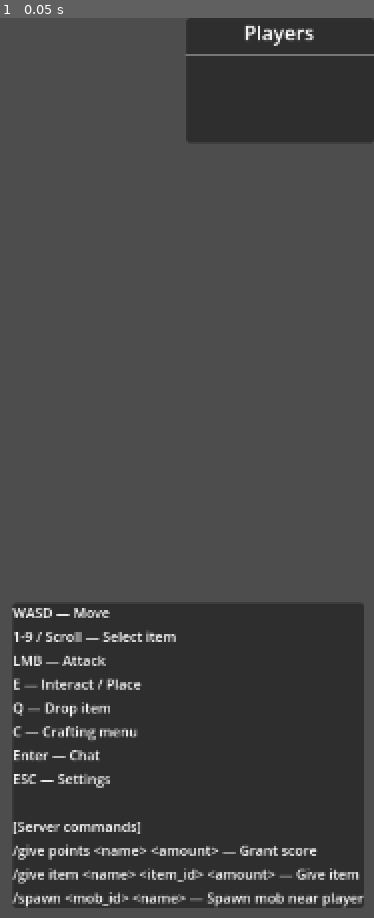
Above: before the commit, frame 1.
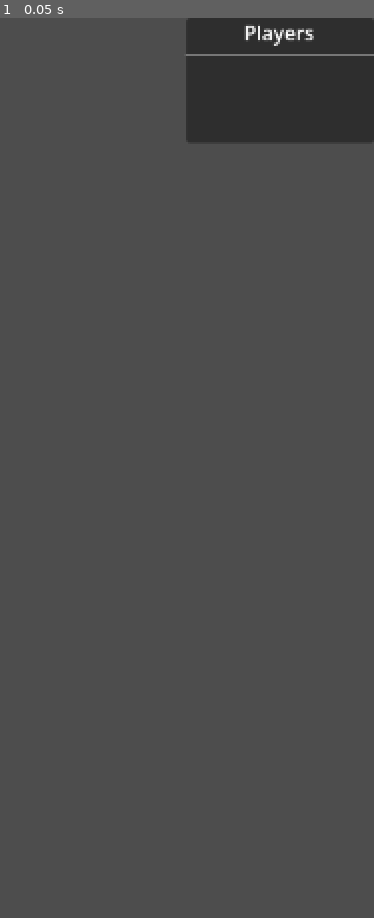
Above: after the commit, the same moment.

Repository: a1ex-w/SurvivorIO
Game: Godot game, scene res://scenes/ui/playersList/generalHud.tscn
Two runs of this game, one before a commit and one after it. Both use one fixed random seed, a clock stepped at 60 frames per second and the inputs below. This scene is started directly instead of the project's main scene.
Inputs:
- Up to frame 1 (0.05 s): no input

The runs differ from the first frame. In frame 1, 30% of the frame differs, in the area x 3-98%, y 65-99%.

Commit message:
Feature: How to Play overlay replaces in-game controls panel
- how_to_play.tscn/gd: full-screen overlay with goal, controls, score paths,
  crafting guide, structures summary, and server commands. Accessible from
  the Settings menu via a new "How to Play" button.
- mainMenu.gd/tscn: added HowToPlay instance, button in settings VBox,
  _on_how_to_play_pressed() hides settings panel while overlay is open,
  _on_how_to_play_closed() restores it.
- generalHud.tscn: removed ControlsPanel — content is now in How to Play.

Co-Authored-By: Claude Sonnet 4.6 <noreply@anthropic.com>

Diff:
--- /dev/null
+++ b/scenes/ui/how_to_play.gd
@@ -0,0 +1,13 @@
+# Full-screen "How to Play" overlay shown from the Settings menu.
+# Emits `closed` when the player dismisses it so the caller can restore focus.
+# Usage: instance how_to_play.tscn, connect the `closed` signal, call show().
+extends Control
+
+signal closed
+
+func _ready() -> void:
+	hide()
+
+func _on_close_pressed() -> void:
+	hide()
+	closed.emit()
--- /dev/null
+++ b/scenes/ui/how_to_play.tscn
@@ -0,0 +1,97 @@
+[gd_scene format=3 uid="uid://how_to_play01"]
+
+[ext_resource type="Script" path="res://scenes/ui/how_to_play.gd" id="1_htp"]
+
+[node name="HowToPlay" type="Control"]
+layout_mode = 3
+anchors_preset = 15
+anchor_right = 1.0
+anchor_bottom = 1.0
+script = ExtResource("1_htp")
+
+[node name="DimRect" type="ColorRect" parent="."]
+layout_mode = 1
+anchors_preset = 15
+anchor_right = 1.0
+anchor_bottom = 1.0
+color = Color(0, 0, 0, 0.7)
+mouse_filter = 0
+
+[node name="PanelContainer" type="PanelContainer" parent="."]
+layout_mode = 1
+anchors_preset = 8
+anchor_left = 0.5
+anchor_top = 0.5
+anchor_right = 0.5
+anchor_bottom = 0.5
+offset_left = -300.0
+offset_top = -260.0
+offset_right = 300.0
+offset_bottom = 260.0
+grow_horizontal = 2
+grow_vertical = 2
+
+[node name="VBox" type="VBoxContainer" parent="PanelContainer"]
+layout_mode = 2
+
+[node name="HeaderRow" type="HBoxContainer" parent="PanelContainer/VBox"]
+layout_mode = 2
+
+[node name="Title" type="Label" parent="PanelContainer/VBox/HeaderRow"]
+layout_mode = 2
+size_flags_horizontal = 3
+theme_override_font_sizes/font_size = 16
+text = "How to Play"
+
+[node name="CloseButton" type="Button" parent="PanelContainer/VBox/HeaderRow"]
+layout_mode = 2
+text = "✕"
+
+[node name="HSeparator" type="HSeparator" parent="PanelContainer/VBox"]
+layout_mode = 2
+
+[node name="ScrollContainer" type="ScrollContainer" parent="PanelContainer/VBox"]
+layout_mode = 2
+custom_minimum_size = Vector2(0, 440)
+
+[node name="Content" type="RichTextLabel" parent="PanelContainer/VBox/ScrollContainer"]
+layout_mode = 2
+size_flags_horizontal = 3
+bbcode_enabled = true
+fit_content = true
+text = "[b]GOAL[/b]
+Reach [b]500 score[/b] first to win the round. A new round begins after a 5-second countdown.
+
+[b]CONTROLS[/b]
+WASD             — Move
+Shift            — Sprint
+1–9 / Scroll     — Select hotbar item
+LMB              — Attack / Use
+E                — Interact / Place item
+Q                — Drop selected item
+C                — Crafting menu
+Enter            — Chat
+ESC              — Settings
+
+[b]EARNING SCORE[/b]
+Destroy world objects (trees, rocks)  +1
+Kill a mob (zombie, spider, etc.)     +2
+Kill a player                         +4
+Windmill (passive, per 10 sec each)  +10
+
+[b]GATHERING & CRAFTING[/b]
+Harvest trees for [b]wood[/b], rocks for [b]stone[/b].
+Press [b]C[/b] to open the crafting menu. Select a recipe on the left, then craft if you have the ingredients.
+Place craftable items with [b]E[/b] facing the target location.
+
+[b]STRUCTURES[/b]
+Walls and doors block enemy and player movement.
+[b]Windmills[/b] generate +10 score every 10 seconds for the player who placed them — defend them!
+Chests store items. Torches repel nearby enemies.
+
+[b]SERVER COMMANDS[/b]  (host only, type in chat)
+/give points [name] [amount]         — grant score to a player
+/give item [name] [item_id] [amount] — give an item to a player
+/spawn [mob_id] [name]               — spawn a mob near a player"
+
+[connection signal="pressed" from="PanelContainer/VBox/HeaderRow/CloseButton" to="." method="_on_close_pressed"]
--- a/scenes/ui/mainMenu/mainMenu.gd
+++ b/scenes/ui/mainMenu/mainMenu.gd
@@ -20,6 +20,7 @@
 @onready var volume_percent: Label = $SettingsOverlay/SettingsPanel/VBox/VolumeRow/VolumePercent
 @onready var music_player: AudioStreamPlayer = $MusicPlayer
 @onready var disconnect_button: Button = $SettingsOverlay/SettingsPanel/VBox/DisconnectButton
+@onready var how_to_play: Control = $HowToPlay
 
 var _opened_from_game := false
 var _music_stopped := false
@@ -136,3 +137,12 @@
 	# Re-center window on screen
 	var screen := DisplayServer.screen_get_size()
 	DisplayServer.window_set_position(Vector2i((screen - res) / 2))
+
+# Shows the How to Play overlay. Hides the settings panel so the two don't stack.
+func _on_how_to_play_pressed() -> void:
+	settings_overlay.visible = false
+	how_to_play.show()
+
+# Restores the settings panel when the How to Play overlay is dismissed.
+func _on_how_to_play_closed() -> void:
+	settings_overlay.visible = true
--- a/scenes/ui/mainMenu/mainMenu.tscn
+++ b/scenes/ui/mainMenu/mainMenu.tscn
@@ -1,8 +1,9 @@
-[gd_scene load_steps=6 format=3 uid="uid://dp2aay1f31ek8"]
+[gd_scene load_steps=7 format=3 uid="uid://dp2aay1f31ek8"]
 
 [ext_resource type="Script" path="res://scenes/ui/mainMenu/mainMenu.gd" id="1_3oxb4"]
 [ext_resource type="PackedScene" path="res://scenes/ui/mainMenu/menu_background.tscn" id="2_menubg"]
 [ext_resource type="FontFile" path="res://assets/fonts/pixelmix.ttf" id="3_font"]
+[ext_resource type="PackedScene" path="res://scenes/ui/how_to_play.tscn" id="1_htp"]
 
 [sub_resource type="StyleBoxFlat" id="StyleBoxFlat_vtvwi"]
 content_margin_left = 20.0
@@ -184,6 +185,10 @@
 [node name="HSeparator" type="HSeparator" parent="SettingsOverlay/SettingsPanel/VBox"]
 layout_mode = 2
 
+[node name="HowToPlayButton" type="Button" parent="SettingsOverlay/SettingsPanel/VBox"]
+layout_mode = 2
+text = "How to Play"
+
 [node name="ExitSettingsButton" type="Button" parent="SettingsOverlay/SettingsPanel/VBox"]
 layout_mode = 2
 text = "Exit Game"
@@ -232,6 +237,8 @@
 text = "100%"
 theme_override_font_sizes/font_size = 16
 horizontal_alignment = 2
+
+[node name="HowToPlay" parent="." instance=ExtResource("1_htp")]
 
 [connection signal="pressed" from="PanelContainer/VBoxContainer/PublicLobbyButton" to="." method="_on_public_lobby_pressed"]
 [connection signal="pressed" from="PanelContainer/VBoxContainer/HostTestServerButton" to="." method="_on_host_test_server_pressed"]
@@ -241,5 +248,7 @@
 [connection signal="pressed" from="SettingsOverlay/SettingsPanel/VBox/HeaderRow/CloseButton" to="." method="_on_settings_closed"]
 [connection signal="pressed" from="SettingsOverlay/SettingsPanel/VBox/ExitSettingsButton" to="." method="_on_exit_pressed"]
 [connection signal="pressed" from="SettingsOverlay/SettingsPanel/VBox/DisconnectButton" to="." method="_on_disconnect_pressed"]
+[connection signal="pressed" from="SettingsOverlay/SettingsPanel/VBox/HowToPlayButton" to="." method="_on_how_to_play_pressed"]
+[connection signal="closed" from="HowToPlay" to="." method="_on_how_to_play_closed"]
 [connection signal="item_selected" from="SettingsOverlay/SettingsPanel/VBox/ResolutionRow/ResolutionDropdown" to="." method="_on_resolution_selected"]
 [connection signal="value_changed" from="SettingsOverlay/SettingsPanel/VBox/VolumeRow/VolumeSlider" to="." method="_on_volume_changed"]
--- a/scenes/ui/playersList/generalHud.tscn
+++ b/scenes/ui/playersList/generalHud.tscn
@@ -58,35 +58,3 @@
 theme_override_constants/shadow_offset_x = 2
 theme_override_constants/shadow_offset_y = 2
 visible = false
-
-[node name="ControlsPanel" type="PanelContainer" parent="."]
-layout_mode = 1
-anchors_preset = 4
-anchor_left = 1.0
-anchor_top = 1.0
-anchor_right = 1.0
-anchor_bottom = 1.0
-offset_left = -170.0
-offset_top = -130.0
-offset_right = -8.0
-offset_bottom = -8.0
-grow_horizontal = 0
-grow_vertical = 0
-mouse_filter = 2
-
-[node name="Label" type="Label" parent="ControlsPanel"]
-layout_mode = 2
-theme_override_font_sizes/font_size = 11
-text = "WASD — Move
-1-9 / Scroll — Select item
-LMB — Attack
-E — Interact / Place
-Q — Drop item
-C — Crafting menu
-Enter — Chat
-ESC — Settings
-
-[Server commands]
-/give points <name> <amount> — Grant score
-/give item <name> <item_id> <amount> — Give item
-/spawn <mob_id> <name> — Spawn mob near player"
